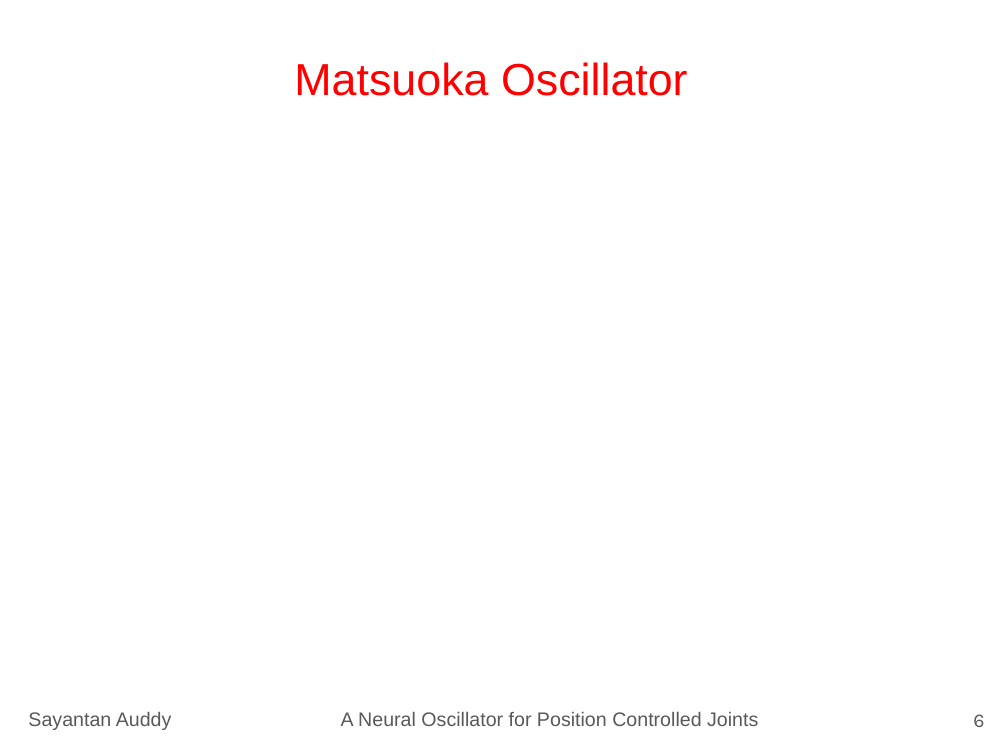
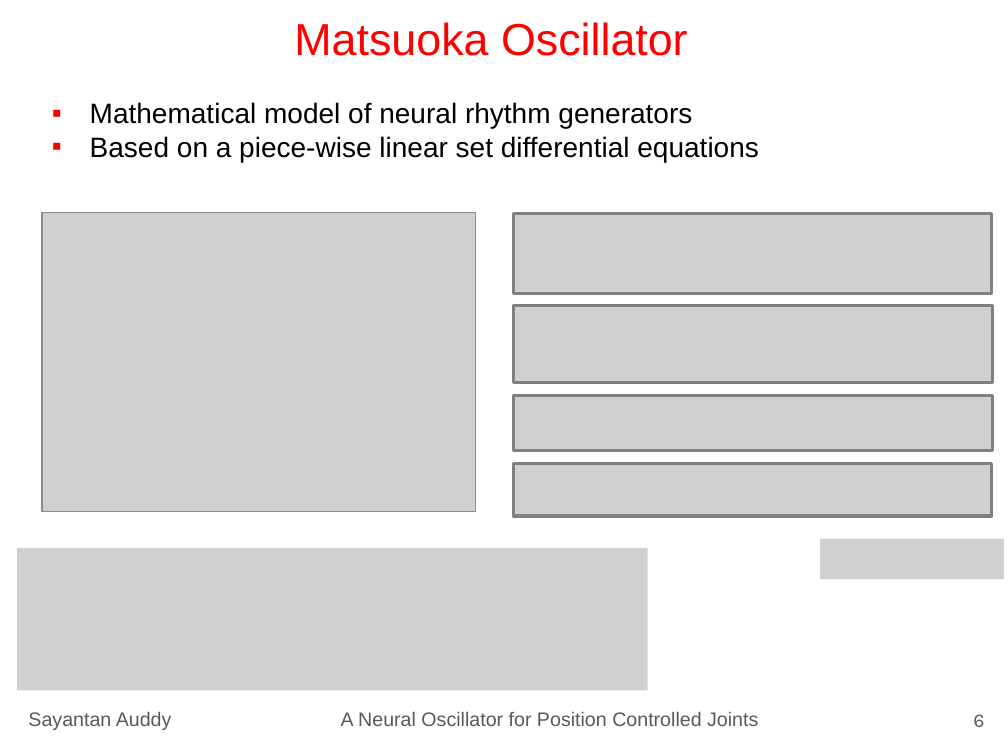
Before and after one commit to sayantanauddy/matsuoka_joint_control, a slide deck: slide 6 of presentation/Sayantan_Auddy_IS_Presentation.pptx. Drawn at 1008x756 pixels with LibreOffice and Linux fonts; fonts in the diff are those of the drawing; grey boxes stand for pictures. Boxes give left, top, right and bottom in pixels: in the first picture for what was removed or moved away, otherwise in the second. Text is boxed around its words. In the diff, an @@ line names an element or a change of style, - is before the commit and + after.

```diff
--- a/presentation/Sayantan_Auddy_IS_Presentation.pptx
+++ b/presentation/Sayantan_Auddy_IS_Presentation.pptx
@@ title "Matsuoka Oscillator": place and size @@
-title "Matsuoka Oscillator" at (294,62,688,96)
+title "Matsuoka Oscillator" at (294,22,688,56)
@@ title "Matsuoka Oscillator" at (294,22,688,56): vertical alignment bottom to top @@
@@ text added at (90,102,758,162), 20 pt, text #000000 @@
+▪ Mathematical model of neural rhythm generators
+▪ Based on a piece-wise linear set differential equations
@@ picture added at (42,213,476,511) @@
@@ group added at (513,214,993,516): 4 pictures @@
@@ picture added at (820,538,1003,579) @@
@@ picture added at (17,548,648,690) @@
```
Also in this commit, not shown: 12 other slides changed, 3 slides removed.
